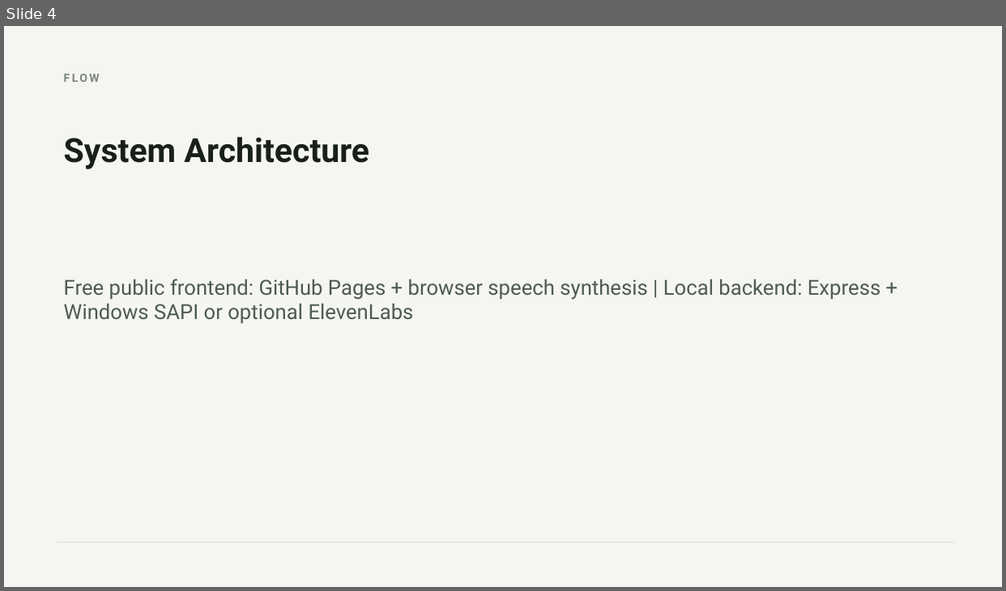
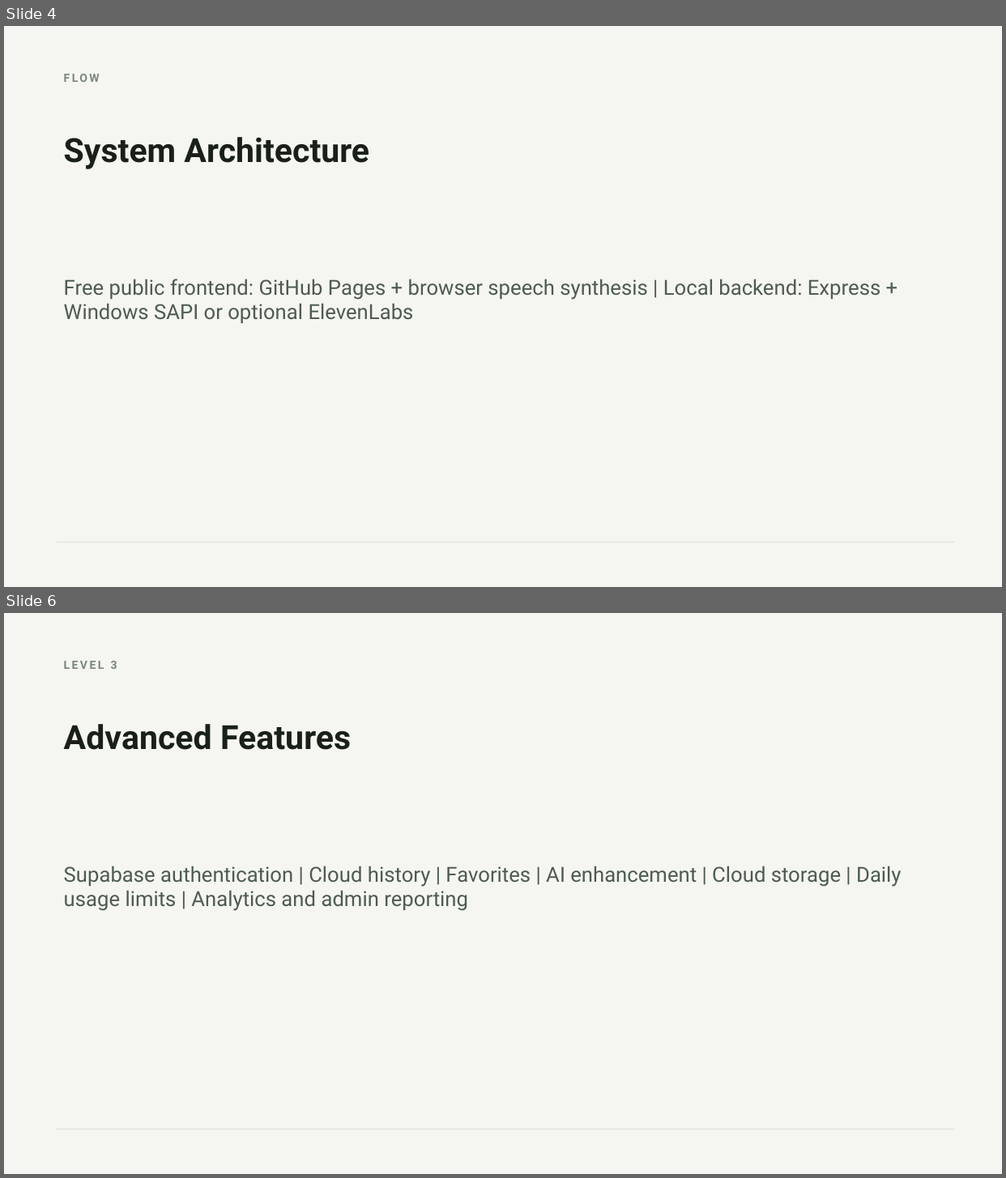
Before and after one commit to Ahusan20/text-to-speech-app, a slide deck: docs/project-presentation.pptx. Shown one above the other, each under a label of ours: slide 4 before the commit, slides 4 and 6 after it; the slides between them are not shown. The pictures are 1006x591 and 1006x1178 pixels, drawn with LibreOffice and Linux fonts; fonts in the diff are those of the drawing. Boxes give left, top, right and bottom in pixels: in the first picture for what was removed or moved away, otherwise in the second. Text is boxed around its words. In the diff, an @@ line names an element or a change of style, - is before the commit and + after.

```diff
--- a/docs/project-presentation.pptx
+++ b/docs/project-presentation.pptx
@@ slide 6 added at box(4, 613, 1002, 1174), background #F5F6F1 @@
@@ text added at box(64, 661, 117, 669), 11 pt, text #7B887B, bold @@
+LEVEL 3
@@ text added at box(64, 724, 351, 750), 32 pt, text #192018, bold @@
+Advanced Features
@@ text added at box(64, 866, 901, 911), 20 pt, text #4E5B50 @@
+Supabase authentication | Cloud history | Favorites | AI enhancement | Cloud storage | Daily usage limits | Analytics and admin reporting
@@ line added from (57, 1130) to (955, 1130), #DDE2D8 1 pt @@
```
Also in this commit, not shown: 5 slides changed, 23 other files.
